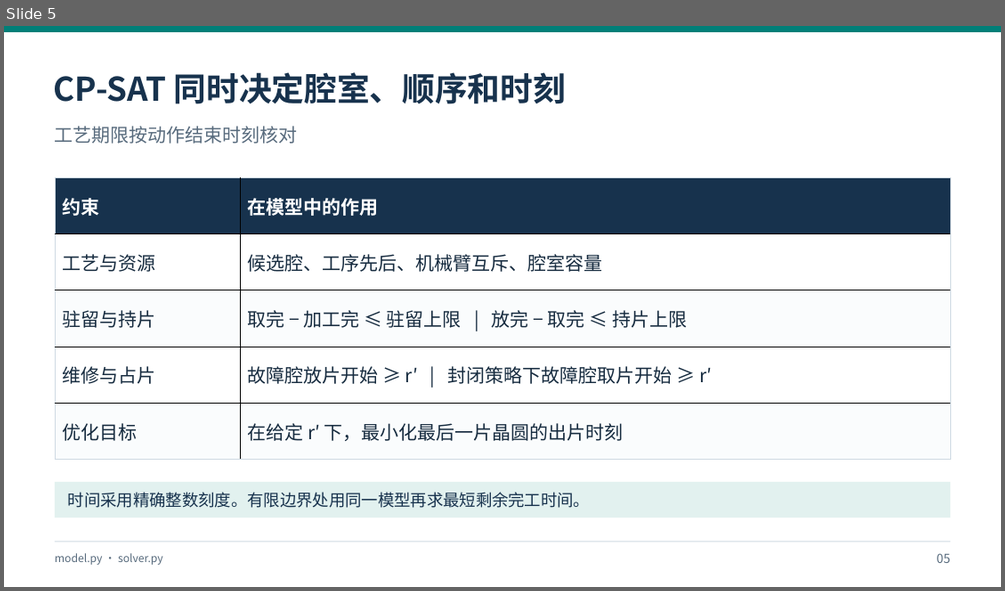
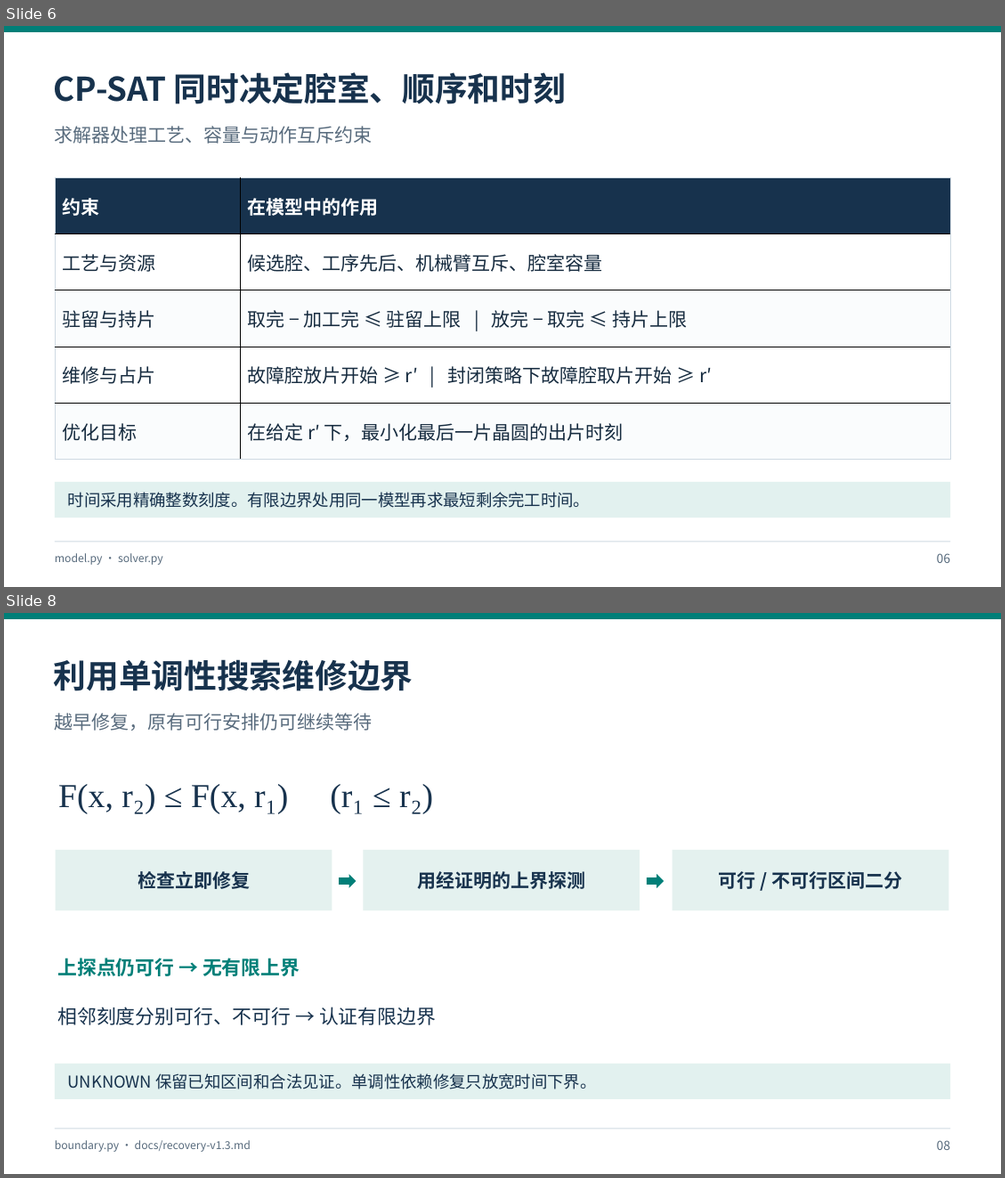
Before and after one commit to yanq458-tech/WaferSched-Agent, a slide deck: docs/presentations/v1.3.0-project-review/WaferSched-Agent_v1.3.0_研究汇报.pptx. Shown one above the other, each under a label of ours: slide 5 before the commit, slides 6 and 8 after it; the slides between them are not shown. The pictures are 1005x591 and 1005x1178 pixels, drawn with LibreOffice and Linux fonts; fonts in the diff are those of the drawing. Boxes give left, top, right and bottom in pixels: in the first picture for what was removed or moved away, otherwise in the second. Text is boxed around its words. In the diff, an @@ line names an element or a change of style, - is before the commit and + after.

```diff
--- a/docs/presentations/v1.3.0-project-review/WaferSched-Agent_v1.3.0_研究汇报.pptx
+++ b/docs/presentations/v1.3.0-project-review/WaferSched-Agent_v1.3.0_研究汇报.pptx
@@ slide 8 added at box(4, 613, 1001, 1174), background #FFFFFF @@
@@ rectangle added at box(4, 613, 1001, 619), fill #007F78 @@
@@ text added at box(54, 659, 413, 691), 31.5 pt, text #17324D, bold @@
+利用单调性搜索维修边界
@@ text added at box(55, 713, 372, 730), 18 pt, text #586B7D @@
+越早修复，原有可行安排仍可继续等待
@@ text added at box(58, 784, 433, 813), 32.2 pt, text #17324D @@
+F(x, r₂) ≤ F(x, r₁) (r₁ ≤ r₂)
@@ rectangle added at box(56, 850, 332, 910), fill #E4F1EF @@
@@ rectangle added at box(363, 850, 639, 910), fill #E4F1EF @@
@@ rectangle added at box(672, 850, 949, 910), fill #E4F1EF @@
@@ text added at box(138, 871, 250, 889), 18 pt, text #17324D, bold @@
+检查立即修复
@@ right arrow added at box(339, 874, 356, 888), fill #007F78 @@
@@ text added at box(417, 871, 585, 889), 18 pt, text #17324D, bold @@
+用经证明的上界探测
@@ right arrow added at box(647, 874, 663, 888), fill #007F78 @@
@@ text added at box(719, 871, 902, 889), 18 pt, text #17324D, bold @@
+可行 / 不可行区间二分
@@ text added at box(57, 957, 299, 976), 18.8 pt, text #007F78, bold @@
+上探点仍可行 → 无有限上界
@@ text added at box(57, 1006, 436, 1025), 18.8 pt, text #17324D @@
+相邻刻度分别可行、不可行 → 认证有限边界
@@ rectangle added at box(55, 1063, 951, 1099), fill #E2F1EF @@
@@ text added at box(68, 1073, 596, 1089), 15.8 pt, text #17324D @@
+UNKNOWN 保留已知区间和合法见证。单调性依赖修复只放宽时间下界。
@@ rectangle added at box(55, 1128, 951, 1129), fill #CED9E2 @@
@@ text added at box(55, 1140, 251, 1151), 10.5 pt, text #586B7D @@
+boundary.py · docs/recovery-v1.3.md
@@ text added at box(937, 1140, 951, 1150), 12 pt, text #586B7D @@
+08
@@ what was slide 5 is now slide 6 @@
@@ slide 6 changed as well @@
@@ text at box(55, 126, 372, 143): text changed @@
-工艺期限按动作结束时刻核对
+求解器处理工艺、容量与动作互斥约束
@@ text at box(937, 553, 951, 563): text changed @@
-05
+06
```
Also in this commit, not shown: 8 other slides changed, 7 other slides added, 2 slides removed, 7 other files.
